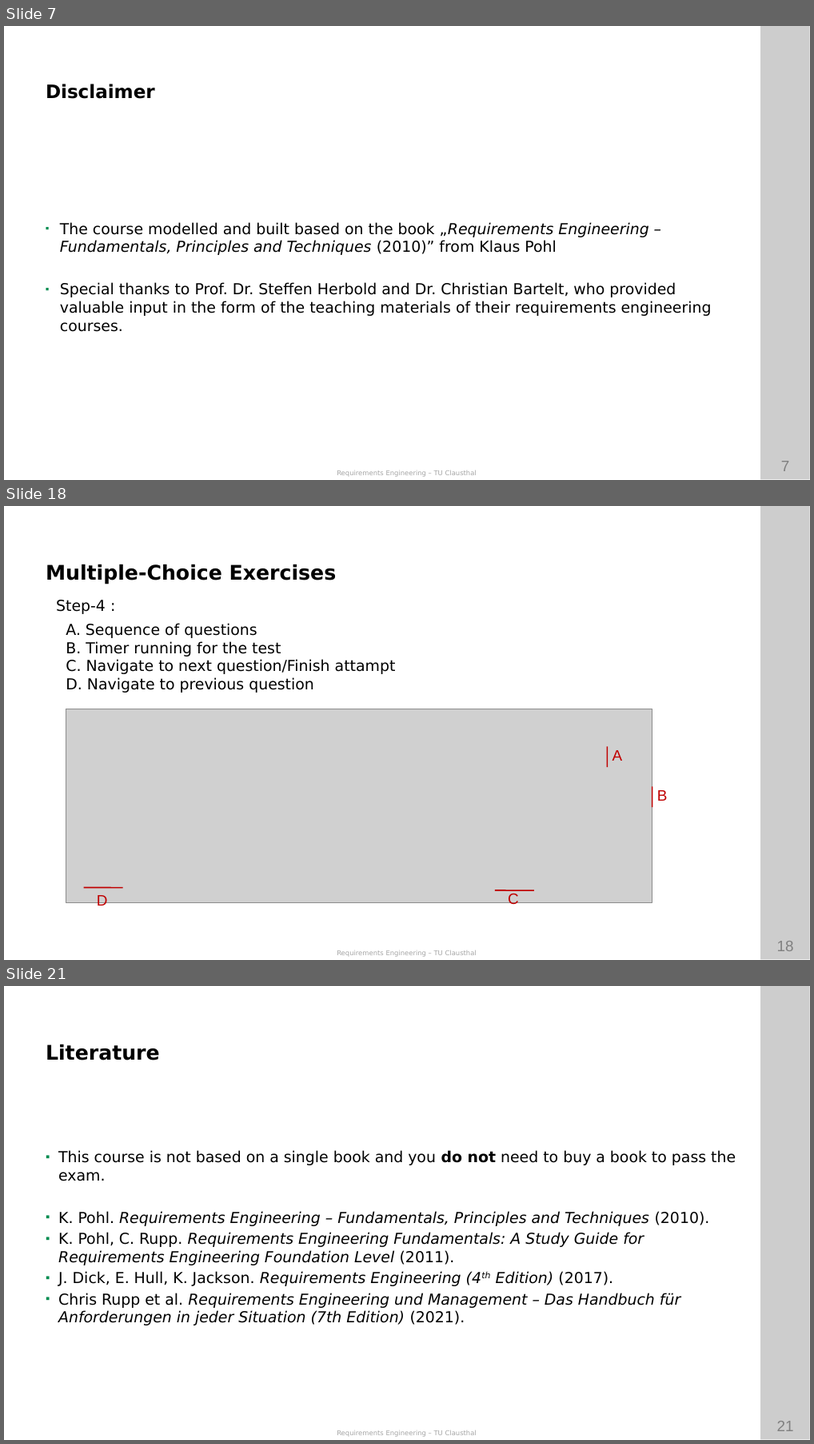
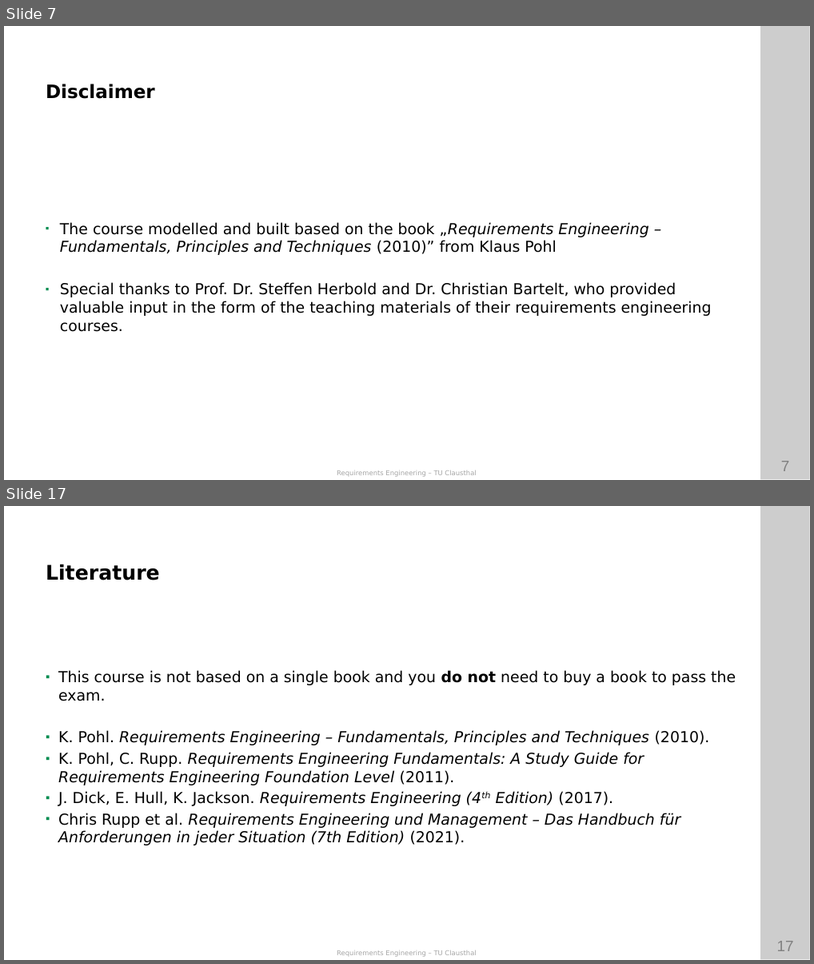
Before and after one commit to ETCE-LAB/teaching-material, a slide deck: Requirements-Engineering/RE-L00-Organization.pptx. Shown one above the other, each under a label of ours: slides 7, 18 and 21 before the commit, slides 7 and 17 after it; the slides between them are not shown. The pictures are 814x1444 and 814x964 pixels, drawn with LibreOffice and Linux fonts; fonts in the diff are those of the drawing; grey boxes stand for pictures; background and template pictures are left out. Boxes give left, top, right and bottom in pixels: in the first picture for what was removed or moved away, otherwise in the second. Text is boxed around its words. In the diff, an @@ line names an element or a change of style, - is before the commit and + after.

```diff
--- a/Requirements-Engineering/RE-L00-Organization.pptx
+++ b/Requirements-Engineering/RE-L00-Organization.pptx
@@ slide 18 removed at (4,506,810,960), background #FFFFFF; not listed: 4 template elements that a slide beside it also shows @@
@@ text removed at (46,564,337,584) @@
-Multiple-Choice Exercises
@@ text removed at (56,600,106,614) @@
-Step-4 :
@@ text removed at (66,623,396,692) @@
-A. Sequence of questions
-B. Timer running for the test
-C. Navigate to next question/Finish attampt
-D. Navigate to previous question
@@ picture removed at (66,709,653,902) @@
@@ line removed from (608, 746) to (608, 767) @@
@@ text removed at (613,750,623,760) @@
-A
@@ line removed from (653, 787) to (653, 807) @@
@@ text removed at (658,790,668,800) @@
-B
@@ line removed from (84, 887) to (123, 887) @@
@@ text removed at (97,895,108,909) @@
-D
@@ line removed from (495, 890) to (534, 890) @@
@@ text removed at (508,893,519,907) @@
-C
@@ what was slide 21 is now slide 17 @@
@@ page number at (778,940,794,951): text changed @@
-21
+17
```
Also in this commit, not shown: 9 slides changed, 1 slide added, 4 other slides removed, 1 other file.
